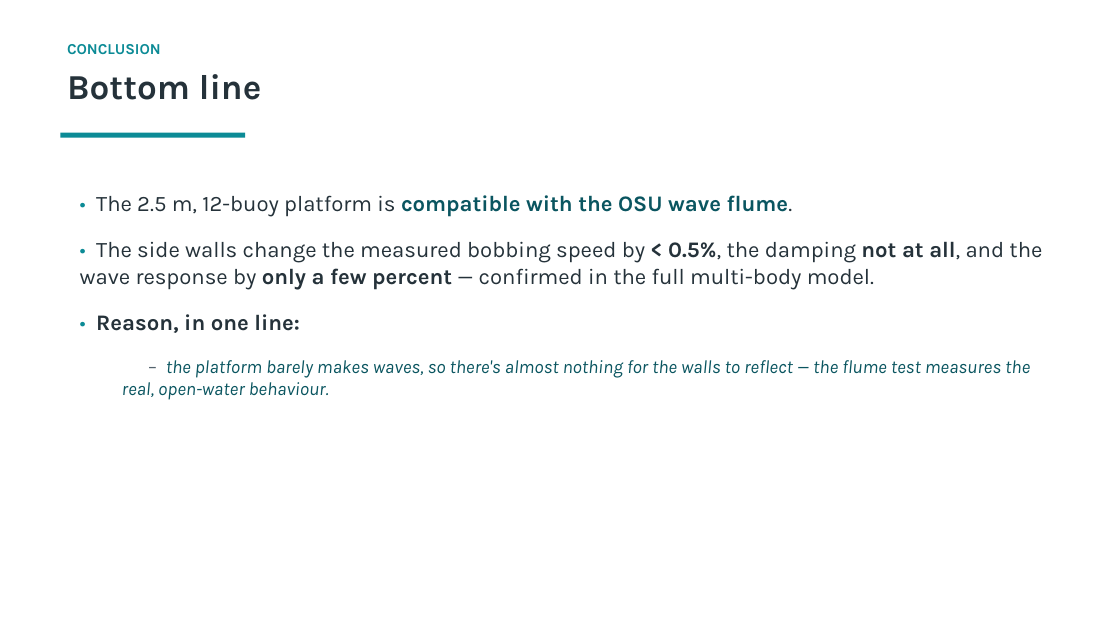
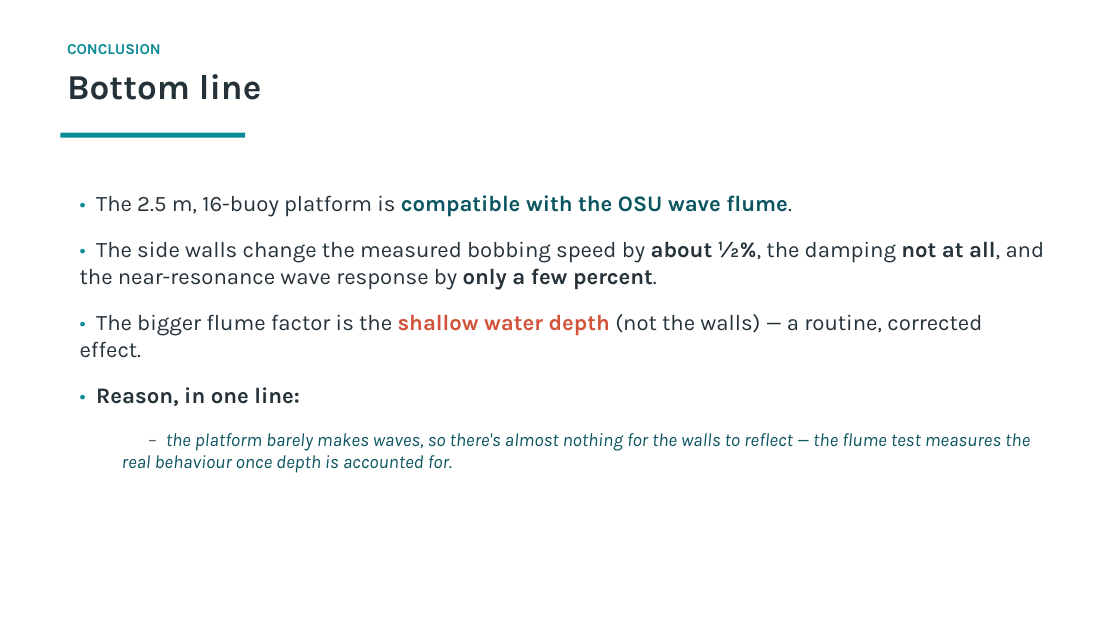
Before and after one commit to xabi80/HSP, a slide deck: slide 11 of studies/platform-12buoy/flume-wall-effect/Flume_wall_effect_explained.pptx. Drawn at 1120x630 pixels with LibreOffice and Linux fonts; fonts in the diff are those of the drawing. Boxes give left, top, right and bottom in pixels: in the first picture for what was removed or moved away, otherwise in the second. Text is boxed around its words. In the diff, an @@ line names an element or a change of style, - is before the commit and + after.

```diff
--- a/studies/platform-12buoy/flume-wall-effect/Flume_wall_effect_explained.pptx
+++ b/studies/platform-12buoy/flume-wall-effect/Flume_wall_effect_explained.pptx
@@ text at (80, 195, 1045, 358): text changed @@
-• The 2.5 m, 12-buoy platform is compatible with the OSU wave flume.
-• The side walls change the measured bobbing speed by < 0.5%, the damping not at all, and the wave response by only a few percent — confirmed in the full multi-body model.
+• The 2.5 m, 16-buoy platform is compatible with the OSU wave flume.
+• The side walls change the measured bobbing speed by about ½%, the damping not at all, and the near-resonance wave response by only a few percent.
+• The bigger flume factor is the shallow water depth (not the walls) — a routine, corrected effect.
@@ text at (122, 433, 1030, 473): text changed @@
-  – the platform barely makes waves, so there's almost nothing for the walls to reflect — the flume test measures the real, open-water behaviour.
+  – the platform barely makes waves, so there's almost nothing for the walls to reflect — the flume test measures the real behaviour once depth is accounted for.
```
Also in this commit, not shown: 8 other slides changed, 1 slide added, 1 slide removed, 23 other files.
